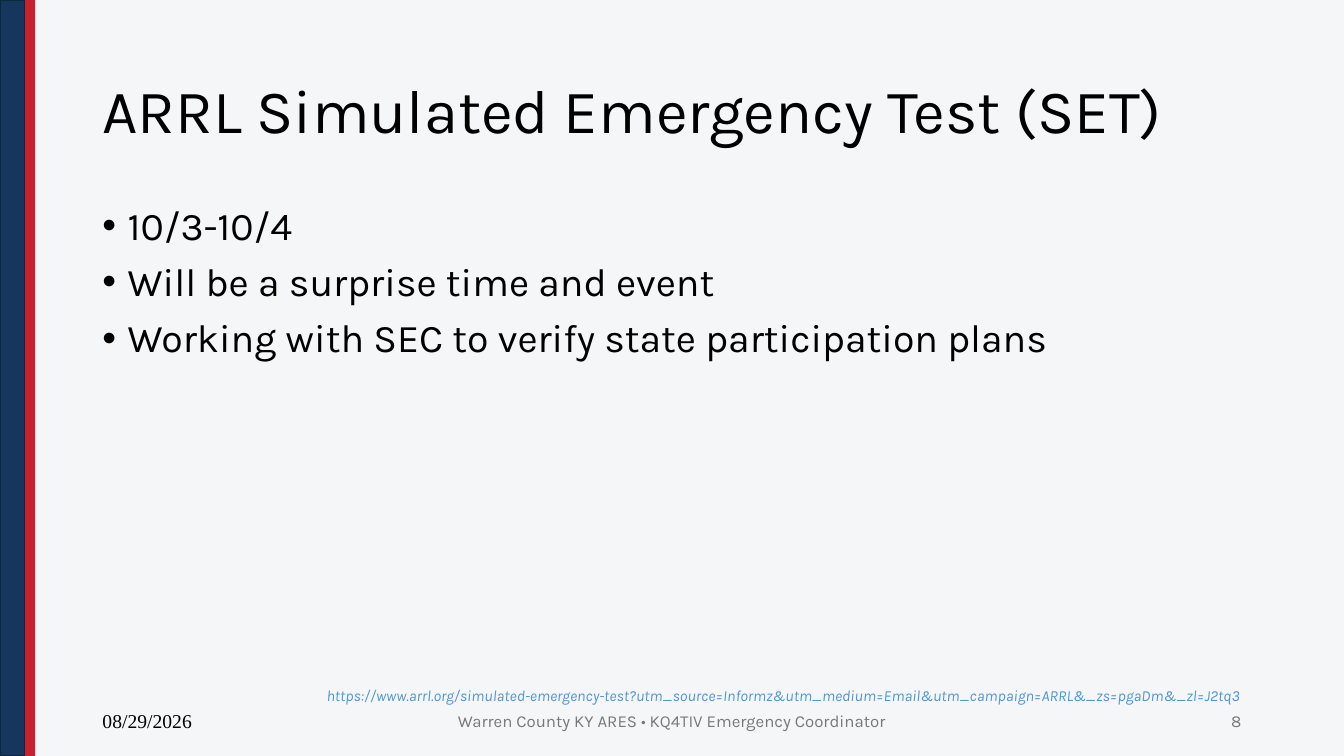
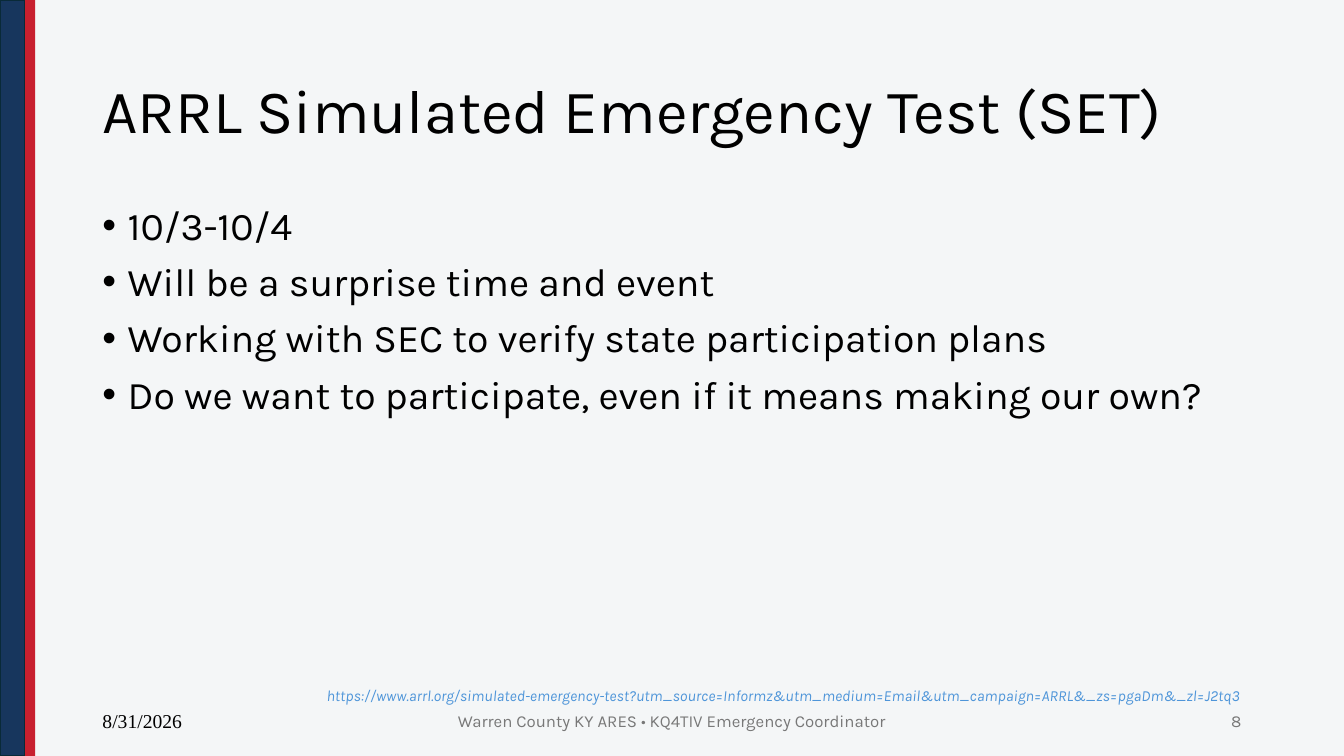
Before and after one commit to nathanielbutts/nathanielbutts.github.io, a slide deck: slide 8 of documents/training/WCKY ARES Meeting 20260903.pptx. Drawn at 1344x756 pixels with LibreOffice and Linux fonts; fonts in the diff are those of the drawing; background and template pictures are left out. Boxes give left, top, right and bottom in pixels: in the first picture for what was removed or moved away, otherwise in the second. Text is boxed around its words. In the diff, an @@ line names an element or a change of style, - is before the commit and + after.

```diff
--- a/documents/training/WCKY ARES Meeting 20260903.pptx
+++ b/documents/training/WCKY ARES Meeting 20260903.pptx
@@ text at [128,382,1202,419]: paragraph added @@
+• Do we want to participate, even if it means making our own?
@@ text at [102,715,182,729]: text changed @@
-08/29/2026
+8/31/2026
```
Also in this commit, not shown: 8 other slides changed, 2 other files.
